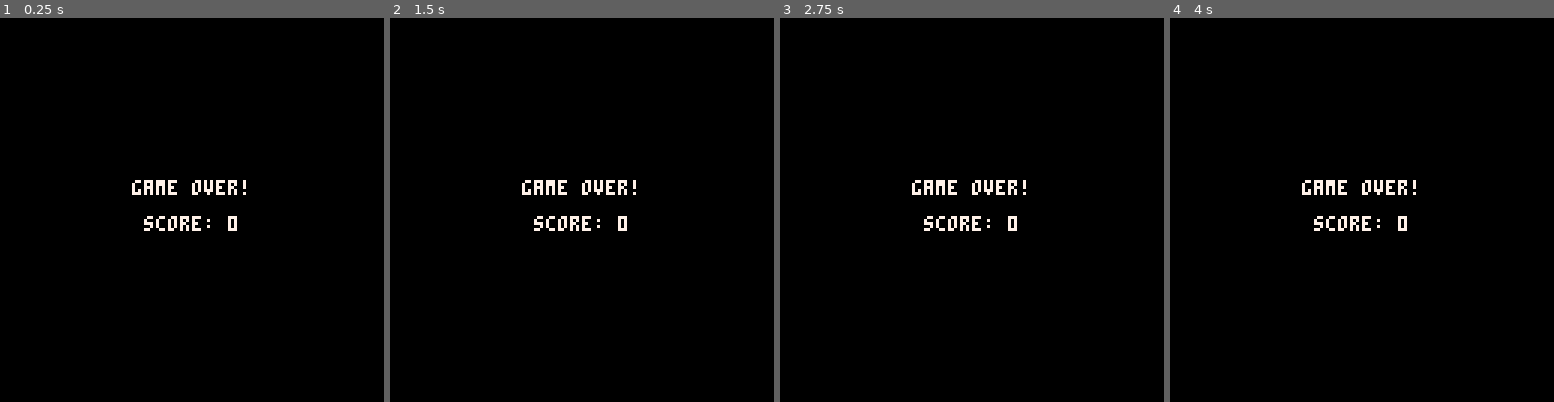
Above: before the commit, frames 1-4 (left to right).
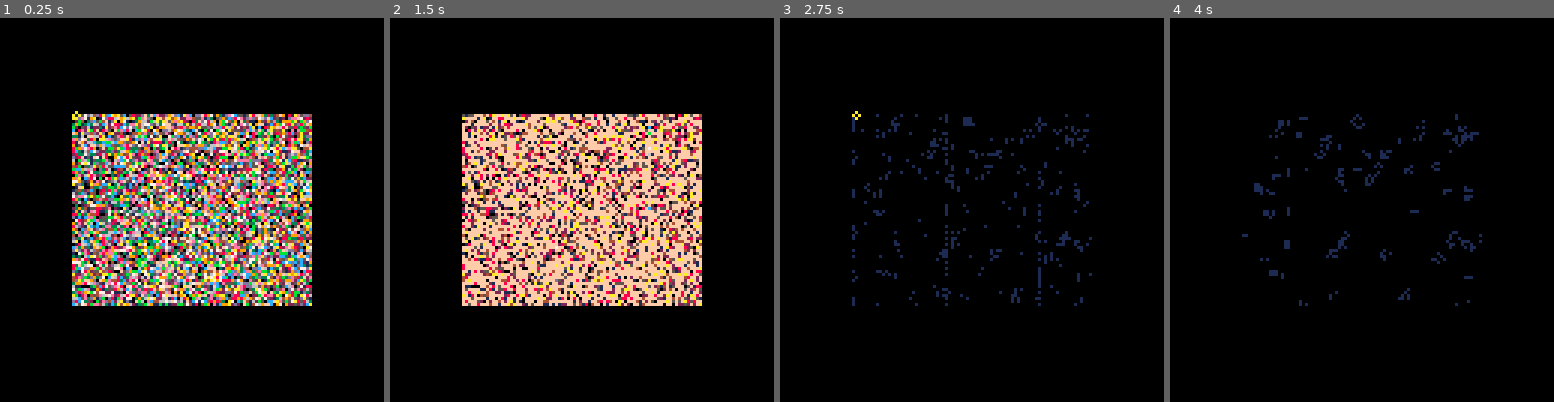
Above: after the commit, the same moments.

Repository: erwinbonsma/PicoGarden
Game: PICO-8 cartridge picogarden.p8
The game is run twice, just before and just after one commit, with the same random seed, the same clock (stepped at 60 frames per second) and the same inputs.
Inputs:
- Up to frame 1 (0.25 s): no input
- Up to frame 2 (1.5 s): tap X (X key) at 0.33, 1.07 s; tap O (Z key) at 0.7 s
- Up to frame 3 (2.75 s): hold Right 1.6-2.1 s; tap O (Z key) at 1.7, 2.1, 2.5 s; tap X (X key) at 1.85 s; hold Up 2.15-2.42 s; hold Right from 2.47 s (still down)
- Up to frame 4 (4 s): tap O (Z key) at 2.9, 3.3, 3.7 s; tap X (X key) at 2.97 s; release Right at 3.03 s; hold Left 3.08-3.58 s; hold Down 3.63-3.97 s

The runs differ from the first frame. In frame 1, 29% of the frame differs, in the area x 18-82%, y 24-75%; in frame 2, 29%, in the area x 18-82%, y 25-75%; in frame 3, 3.1%; in frame 4, 2.5%.

Commit message:
Use log-like scale for y-axis of plot

Diff:
--- a/picogarden.p8
+++ b/picogarden.p8
@@ -624,8 +624,6 @@
 
  _draw=main_draw
  _update=main_update
-
- gameover()
 end
 
 function draw_gol(i,gol)
@@ -666,6 +664,33 @@
  end
 end
 
+function draw_plot()
+ for i,h in pairs(state.counts) do
+  local c=0x1<<(i-1)
+  local tmax=state.steps<<16
+  local tmin=max(
+   tmax-params.history_len,0
+  )
+  for t=tmin,tmax-1 do
+   local x=24+t-tmin
+   local v=h[
+    t%params.history_len
+   ]
+   -- use a log-like scale for
+   -- the y-axis based on:
+   -- y=x*(x+1)/(2*1.6)
+   -- the factor 1.6 scales the
+   -- axis. fv is obtained from
+   -- quadratic formula
+   local fv=sqrt(0.25+2*v*1.6)
+   local y=96-max(0,min(63,fv-2))
+   pset(x,y,pget(x,y)|c)
+  end
+ end
+ local s=u32_tostr(state.steps)
+ print(s,104-2*#s,32,7)
+end
+
 function main_draw()
  cls()
 
@@ -679,24 +704,7 @@
    end
   end
  else
-  for i,h in pairs(state.counts) do
-   local c=0x1<<(i-1)
-   local tmax=state.steps<<16
-   local tmin=max(
-    tmax-params.history_len,0
-   )
-   for t=tmin,tmax-1 do
-    local x=24+t-tmin
-    local y=96-(h[
-     t%params.history_len
-    ]\10)%64
-    pset(x,y,pget(x,y)|c)
-   end
-  end
-  print(
-   u32_tostr(state.steps),
-   24,32,7
-  )
+  draw_plot()
  end
 
  if not state.play then
